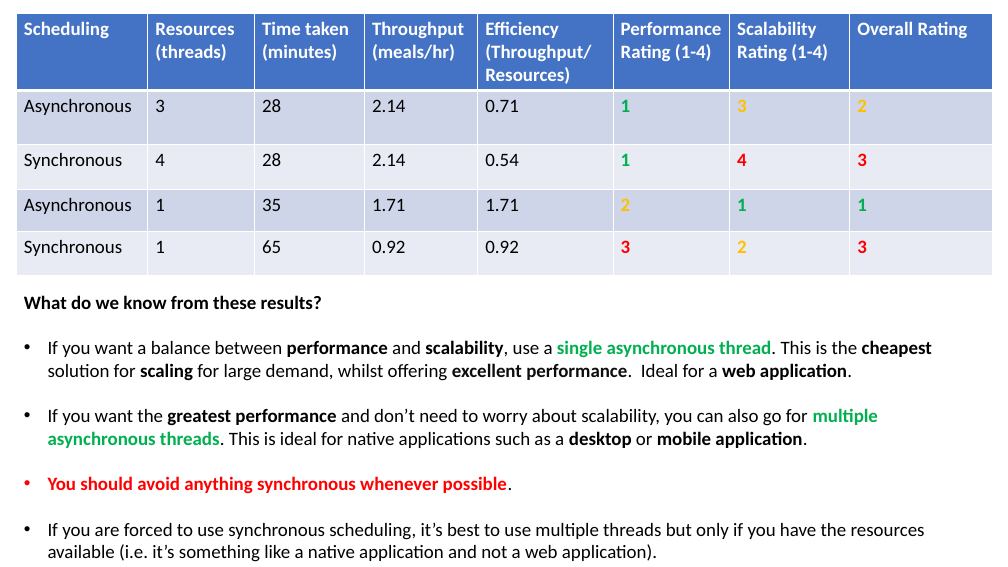
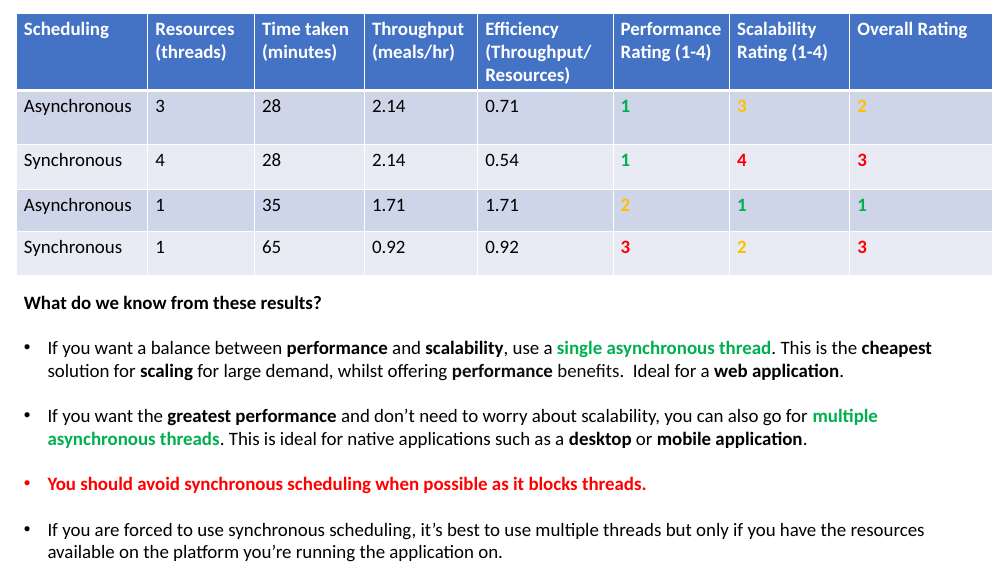
Before and after one commit to JoshKain/AsyncAwaitQuiz, a slide deck: slide 28 of Async and await presentation.pptx (slide 27 before the commit). Drawn at 1008x567 pixels with LibreOffice and Linux fonts; fonts in the diff are those of the drawing. Boxes give left, top, right and bottom in pixels: in the first picture for what was removed or moved away, otherwise in the second. Text is boxed around its words. In the diff, an @@ line names an element or a change of style, - is before the commit and + after.

```diff
--- a/Async and await presentation.pptx
+++ b/Async and await presentation.pptx
@@ text at (48, 340, 932, 381): text changed; bold off @@
-• If you want a balance between performance and scalability, use a single asynchronous thread. This is the cheapest solution for scaling for large demand, whilst offering excellent performance. Ideal for a web application.
+• If you want a balance between performance and scalability, use a single asynchronous thread. This is the cheapest solution for scaling for large demand, whilst offering performance benefits. Ideal for a web application.
@@ text at (48, 476, 925, 562): text changed @@
-• You should avoid anything synchronous whenever possible.
-• If you are forced to use synchronous scheduling, it’s best to use multiple threads but only if you have the resources available (i.e. it’s something like a native application and not a web application).
+• You should avoid synchronous scheduling when possible as it blocks threads.
+• If you are forced to use synchronous scheduling, it’s best to use multiple threads but only if you have the resources available on the platform you’re running the application on.
```
Also in this commit, not shown: 4 other slides changed, 7 slides added, 2 other files.
